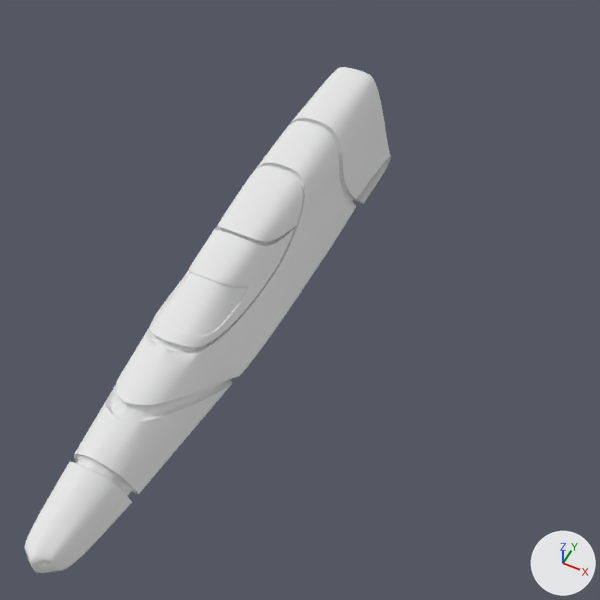
The Blender file beginner2.blend: old version first, new version second.
Before and after are seen from a camera (50 mm lens) standing at (4.93, -7.54, 9.22) and looking at (1.03, 0.27, -0.54). Arrows for +X, +Y and +Z are at lower right; the lights stay in place.

The scene before the commit, as lines of its bpy script (objects in view):
```python
me_cube = bpy.data.meshes.new('Cube')
me_cube.from_pydata(...)  # 308 vertices, 276 faces, 1 loose edge; spans x -0.01..0.86, y -5.11..4.56, z -0.92..0.93
me_cube.polygons.foreach_set('use_smooth', [True] * 276)
me_cube.materials.append(mat_exterior)  # white #e7e7e7
ob_cube = bpy.data.objects.new('Cube', me_cube)
ob_cube.location = (0.01, 0.0, 0.0)
_m = ob_cube.modifiers.new('Mirror', 'MIRROR')
_m.use_clip = True
_m.merge_threshold = 0.01
_m = ob_cube.modifiers.new('Subsurf', 'SUBSURF')
_m.levels = 3
_m.render_levels = 6
_m = ob_cube.modifiers.new('EdgeSplit', 'EDGE_SPLIT')
_m.split_angle = 1.047
```
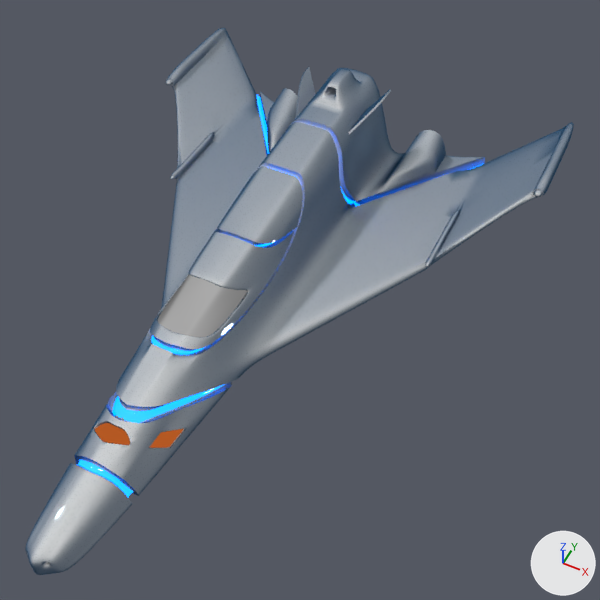
Changed parts and their boxes (x1, y1, x2, y2) in the pictures (600 x 600 px):
'Cube', reshaped, moved, recoloured (50% wider, 8% taller)
    before: (25, 67, 391, 573)
    after: (26, 28, 574, 575)
part 1 of me_cube, built on
    before: (74, 116, 391, 496)
    after: (28, 28, 574, 575)

Edits to the bpy script that builds the scene:
```text
Add mat_holes:
    mat_holes = bpy.data.materials.new('Holes')
    # nodes: BsdfDiffuse, Emission, MixShader, OutputMaterial, ValToRGB
    # colours: black #000000, orange #f37a33
Add mat_glowing_lines:
    mat_glowing_lines = bpy.data.materials.new('Glowing Lines')
    # nodes: BsdfAnisotropic, Emission, MixShader, OutputMaterial
    # colours: blue #0069e7
Add mat_window:
    mat_window = bpy.data.materials.new('Window')
    mat_window.use_nodes = True; mat_window.node_tree.nodes.clear()
    _N = mat_window.node_tree.nodes; _L = mat_window.node_tree.links
    n0 = _N.new('ShaderNodeOutputMaterial'); n0.name = 'Material Output'
    n1 = _N.new('ShaderNodeBsdfAnisotropic'); n1.name = 'Glossy BSDF'
    n1.distribution = 'BECKMANN'
    n1.inputs[1].default_value = 0.0  # 'Roughness'
    _L.new(n1.outputs[0], n0.inputs[0])  # 'BSDF' to 'Surface'
Add mat_exterior_metallic:
    mat_exterior_metallic = bpy.data.materials.new('Exterior Metallic')
    # nodes: BsdfAnisotropic, BsdfDiffuse, Gamma, LayerWeight, Math, MixShader, OutputMaterial, TexVoronoi
    # colours: dark blue #1e476b, blue #a5d1e7
Add mat_material_005:
    mat_material_005 = diffuse_material('Material.005')
    mat_material_005.base_color = (0.8, 0.00922, 0.0)  # red #e71800
Change me_cube:
    used by ob_cube; location = (0.01, 0.0, 0.0)
    remove me_cube.from_pydata(...)  # 308 vertices, 276 faces, 1 loose edge; spans x -0.01..0.86, y -5.11..4.56, z -0.92..0.93
    remove me_cube.materials.append(mat_exterior)  # white #e7e7e7
    add me_cube.from_pydata(...)  # 608 vertices, 567 faces; spans x -0.01..3.83, y -5.11..6.27, z -0.92..1.22
    me_cube part 1: 13 vertices moved from x 0.43..0.86, y -3.63..4.56, z -0.9..-0.39 to x 0.39..0.96, y -3.65..4.56, z -0.9..-0.4; 300 vertices added at x 0.0..3.83, y -5.05..6.27, z -0.92..1.22
    add me_cube.materials.append(mat_material_005)  # red #e71800
Change ob_cube:
    ob_cube.location: (0.01, 0.0, 0.0) -> (0.01, 0.0, -0.04)
    add ob_cube.material_slots[0].link = 'OBJECT'; ob_cube.material_slots[0].material = mat_exterior_metallic
    add ob_cube.material_slots[2].link = 'OBJECT'; ob_cube.material_slots[2].material = mat_glowing_lines
    add ob_cube.material_slots[3].link = 'OBJECT'; ob_cube.material_slots[3].material = mat_window
    add ob_cube.material_slots[4].link = 'OBJECT'; ob_cube.material_slots[4].material = mat_holes
```
